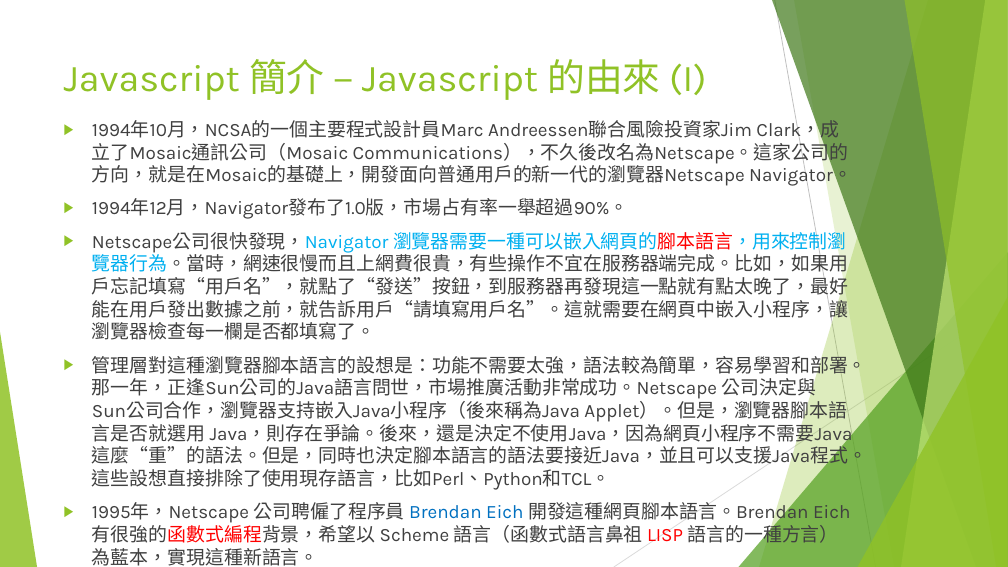
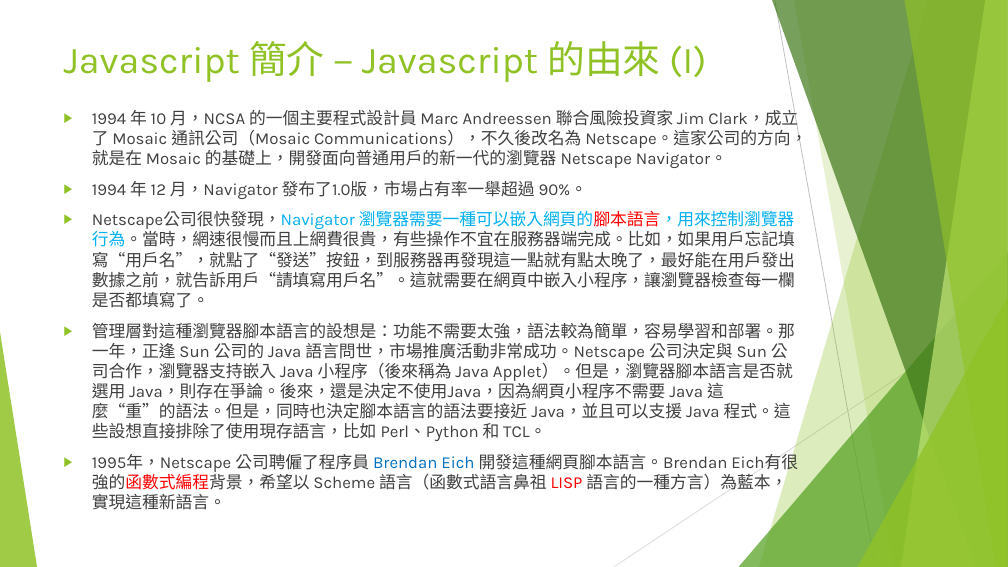
Before and after one commit to adennis1984/IntroduceWebFrontEnd, a slide deck: slide 7 of Part-1-Type-Value-Variable/Web 前端入門(一).pptx. Drawn at 1008x567 pixels with LibreOffice and Linux fonts; fonts in the diff are those of the drawing. Boxes give left, top, right and bottom in pixels: in the first picture for what was removed or moved away, otherwise in the second. Text is boxed around its words. In the diff, an @@ line names an element or a change of style, - is before the commit and + after.

```diff
--- a/Part-1-Type-Value-Variable/Web 前端入門(一).pptx
+++ b/Part-1-Type-Value-Variable/Web 前端入門(一).pptx
@@ title "Javascript 簡介 – Javascript 的由來 ...": place and size @@
-title "Javascript 簡介 – Javascript 的由來 ..." at [64, 59, 706, 100]
+title "Javascript 簡介 – Javascript 的由來 ..." at [64, 41, 706, 82]
@@ text "1994 年 10 月，NCSA 的一個主要程式設計員 ...": place and size @@
-text "1994 年 10 月，NCSA 的一個主要程式設計員 ..." at [92, 119, 867, 566]
+text "1994 年 10 月，NCSA 的一個主要程式設計員 ..." at [92, 109, 807, 510]
@@ text at [92, 109, 807, 199]: text changed; size 18 to 16 pt @@
-▶ 1994年10月，NCSA的一個主要程式設計員Marc Andreessen聯合風險投資家Jim Clark，成立了Mosaic通訊公司（Mosaic Communications），不久後改名為Netscape。這家公司的方向，就是在Mosaic的基礎上，開發面向普通用戶的新一代的瀏覽器Netscape Navigator。
-▶ 1994年12月，Navigator發布了1.0版，市場占有率一舉超過90%。
+▶ 1994 年 10 月，NCSA 的一個主要程式設計員 Marc Andreessen 聯合風險投資家 Jim Clark，成立了 Mosaic 通訊公司（Mosaic Communications），不久後改名為 Netscape。這家公司的方向，就是在 Mosaic 的基礎上，開發面向普通用戶的新一代的瀏覽器 Netscape Navigator。
+▶ 1994 年 12 月，Navigator 發布了1.0版，市場占有率一舉超過 90%。
@@ text at [92, 211, 795, 510]: size 18 to 16 pt in "Netscape公司很快發現，Navigator 瀏覽器需要一種可以嵌入網頁的腳本語言，用來控制瀏覽器行為。當時，網速很 ...", "1995年，Netscape 公司聘僱了程序員 Brendan Eich 開發這種網頁腳本語言。Brendan Eich ..." @@
@@ text at [92, 323, 795, 441]: text changed; size 18 to 16 pt @@
-▶ 管理層對這種瀏覽器腳本語言的設想是：功能不需要太強，語法較為簡單，容易學習和部署。那一年，正逢Sun公司的Java語言問世，市場推廣活動非常成功。Netscape 公司決定與 Sun公司合作，瀏覽器支持嵌入Java小程序（後來稱為Java Applet）。但是，瀏覽器腳本語言是否就選用 Java，則存在爭論。後來，還是決定不使用Java，因為網頁小程序不需要Java這麼“重”的語法。但是，同時也決定腳本語言的語法要接近Java，並且可以支援Java程式。這些設想直接排除了使用現存語言，比如Perl、Python和TCL。
+▶ 管理層對這種瀏覽器腳本語言的設想是：功能不需要太強，語法較為簡單，容易學習和部署。那一年，正逢 Sun 公司的 Java 語言問世，市場推廣活動非常成功。Netscape 公司決定與 Sun 公司合作，瀏覽器支持嵌入 Java 小程序（後來稱為 Java Applet）。但是，瀏覽器腳本語言是否就選用 Java，則存在爭論。後來，還是決定不使用Java，因為網頁小程序不需要 Java 這麼“重”的語法。但是，同時也決定腳本語言的語法要接近 Java，並且可以支援 Java 程式。這些設想直接排除了使用現存語言，比如 Perl、Python 和 TCL。
```
Also in this commit, not shown: 9 other slides changed, 1 other file.
